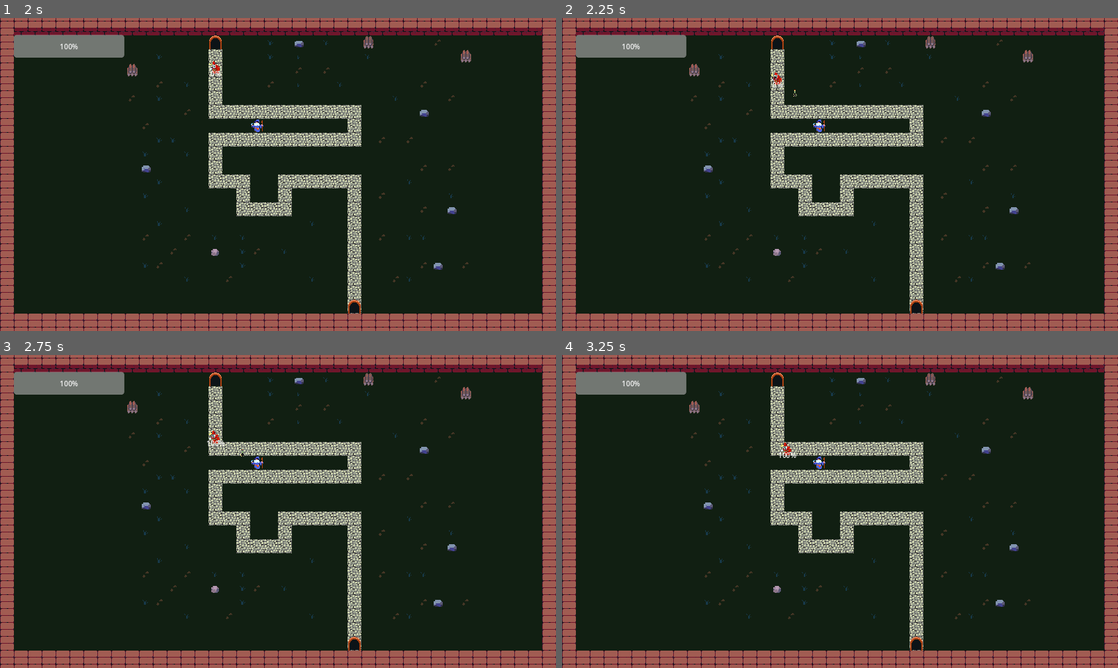
Above: before the commit, frames 1-4 (two rows, left to right).
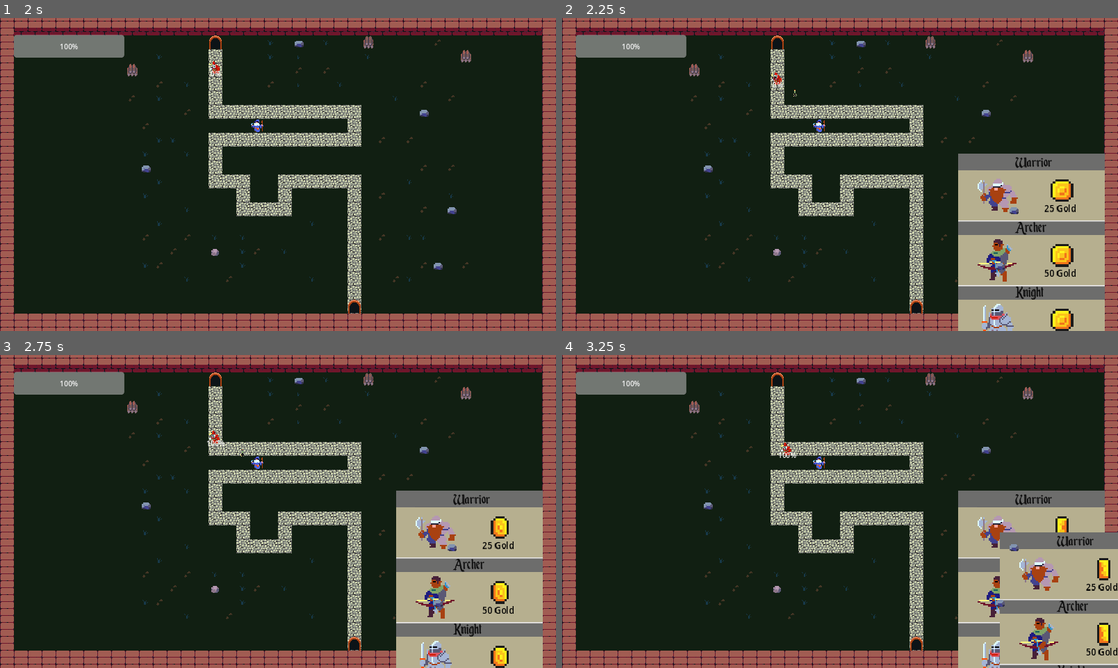
Above: after the commit, the same moments.

Repository: WizardsNStuff/tower-defense
Game: Godot game, scene res://menus-and-interfaces/main_menu/Main_Menu.tscn
The game is run twice, just before and just after one commit, with the same random seed, the same clock (stepped at 60 frames per second) and the same inputs.
Inputs (mouse positions are in pixels of both pictures, inside the frame that each line leads up to):
- Up to frame 1 (2 s): click (38, 161) at 0.5 s; click (50, 174) at 1.25 s
- Up to frame 2 (2.25 s): move the mouse to (962, 158) at 2.02 s; click (962, 158) at 2.17 s
- Up to frame 3 (2.75 s): no input
- Up to frame 4 (3.25 s): click (995, 533) at 2.77 s

Frame 1 is identical in both runs. In frame 2, 14% of the frame differs, in the area x 71-98%, y 43-100%; in frame 3, 15%; in frame 4, 16%, in the area x 71-100%, y 43-100%.

Commit message:
started grid stuff, currently is broken

Diff:
--- /dev/null
+++ b/grid_system.gd
@@ -0,0 +1,30 @@
+extends TileMapLayer
+
+
+# Called when the node enters the scene tree for the first time.
+func _ready() -> void:
+	pass # Replace with function body.
+
+
+# Called every frame. 'delta' is the elapsed time since the previous frame.
+func _process(delta: float) -> void:
+	pass
+
+
+func _input(event):
+	if event is InputEventMouseButton and event.button_index == MOUSE_BUTTON_LEFT and event.pressed:
+
+		# mouse position relative to the cells (size of the tilemap)
+		var local_mouse_pos = get_local_mouse_position()
+
+		# get a vector for the tile that was clicked
+		var clicked_tile = self.local_to_map(local_mouse_pos)
+
+		# add 1 to x so we can spawn the menu to the right of the clicked tile
+		#clicked_tile.x += 1
+
+		var shop_instace = preload("res://menus-and-interfaces/tower_shop/tower_shop.tscn").instantiate()
+		shop_instace.position = self.map_to_local(clicked_tile)
+		add_child(shop_instace)
+
+		print(clicked_tile)
--- a/level_1.tscn
+++ b/level_1.tscn
@@ -1,8 +1,9 @@
-[gd_scene load_steps=9 format=4 uid="uid://dsorrsrb5o7q8"]
+[gd_scene load_steps=10 format=4 uid="uid://dsorrsrb5o7q8"]
 
 [ext_resource type="Texture2D" uid="uid://bnkf66xv2cxwh" path="res://Assets/tiles.png" id="1_udatx"]
 [ext_resource type="PackedScene" uid="uid://dov73q21ca5sc" path="res://Towers/Badguy.tscn" id="2_3enhx"]
 [ext_resource type="PackedScene" uid="uid://b04xi8wnssdys" path="res://Towers/Wizard/wizard_tower.tscn" id="2_df20e"]
+[ext_resource type="Script" path="res://grid_system.gd" id="2_lehrn"]
 [ext_resource type="Script" path="res://exit.gd" id="4_7wc6o"]
 
 [sub_resource type="TileSetAtlasSource" id="TileSetAtlasSource_eftm6"]
@@ -137,6 +138,7 @@
 z_index = -1
 tile_map_data = PackedByteArray("AAD9////AAAAAA0AAAD9//3/AAAAAAUAAAD9//v/AAAAAAUAAAD9//n/AAAAAA0AAAD9//f/AAAAAA0AAAD/// …(15280 unchanged characters)…
 tile_set = SubResource("TileSet_w7e0w")
+script = ExtResource("2_lehrn")
 
 [node name="Details_map" type="TileMapLayer" parent="."]
 z_index = -1
